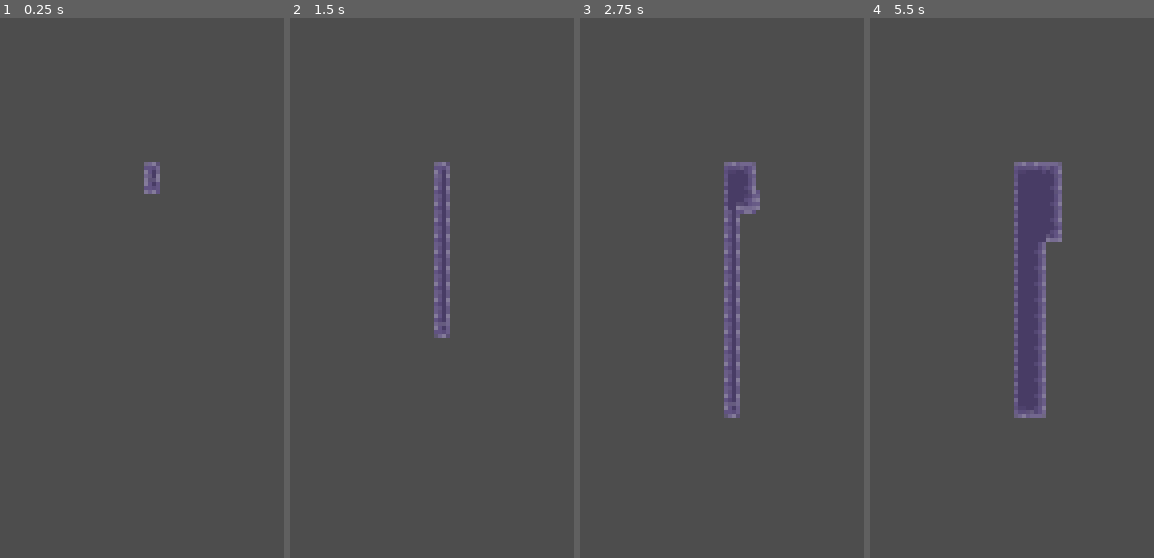
Above: before the commit, frames 1-4 (left to right).
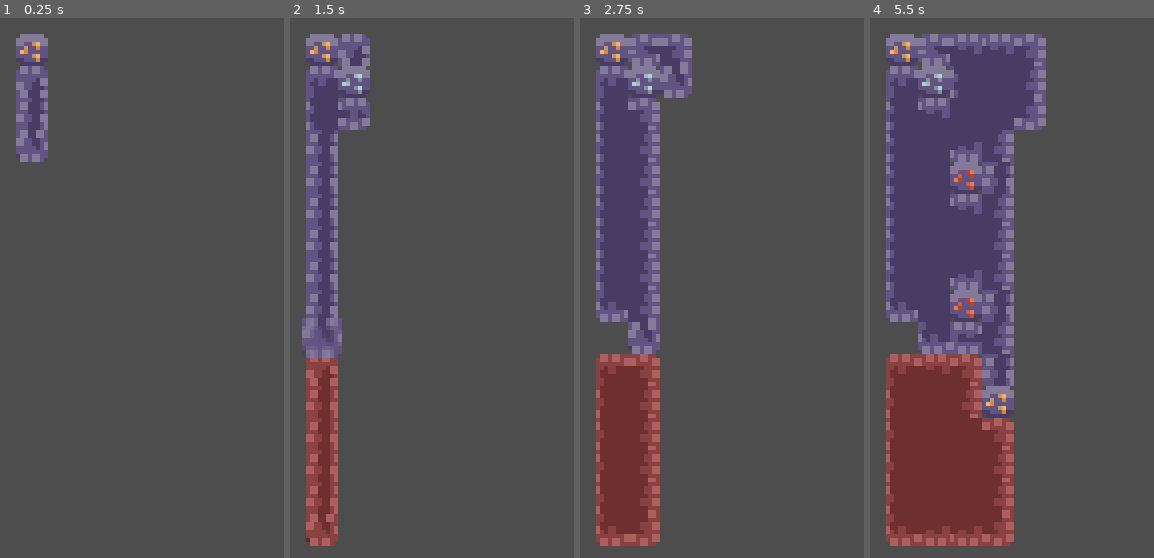
Above: after the commit, the same moments.

Repository: lkett-personal/incrementalMiningGame
Game: Godot game, scene res://scenes/game.tscn
Two runs of this game, one before a commit and one after it. Both use one fixed random seed, a clock stepped at 60 frames per second and the inputs below.
Inputs (mouse positions are in pixels of both pictures, inside the frame that each line leads up to):
- Up to frame 1 (0.25 s): no input
- Up to frame 2 (1.5 s): move the mouse to (outside the picture) at 0.52 s; move the mouse to (307, 325) at 1.27 s
- Up to frame 3 (2.75 s): move the mouse to (outside the picture) at 2.02 s
- Up to frame 4 (5.5 s): move the mouse to (1077, 433) at 2.77 s; move the mouse to (outside the picture) at 3.52 s; move the mouse to (outside the picture) at 4.27 s; move the mouse to (outside the picture) at 5.02 s

The runs differ from the first frame. In frame 1, 2.3% of the frame differs, in the area x 5-57%, y 2-33%; in frame 2, 11%; in frame 3, 17%; in frame 4, 29%, in the area x 5-68%, y 2-98%.

Commit message:
added breaking tiles and refactored a bit i think?

Diff:
--- a/scenes/game.tscn
+++ b/scenes/game.tscn
@@ -268,4 +268,3 @@
 script = ExtResource("2_lnu2h")
 
 [node name="Camera" type="Camera2D" parent="." unique_id=1296978492]
-zoom = Vector2(0.5, 0.5)
--- a/scripts/map_generator.gd
+++ b/scripts/map_generator.gd
@@ -1,10 +1,4 @@
 extends TileMapLayer
-
-var map_width: int = 16
-var map_height: int = 16
-
-var dirt_weight: float = 0.33
-var stone_weight: float = 0.66
 
 const TERRAINS = {
 	"DIRT": 0,
@@ -13,61 +7,75 @@
 }
 
 const TILE_HEALTH = {
-	"DIRT": 3,
-	"CLAY": 5,
-	"STONE": 8
+	"DIRT": 2,
+	"CLAY": 3,
+	"STONE": 4
 }
 
-var terrain: int;
 var tile_health: Dictionary[Vector2i, int] = {}
+var broken_tiles: Dictionary[Vector2i, Array] = {}
+var tile_terrain: Dictionary[Vector2i, int] = {}
+
+var map_width: int = 16
+var map_height: int = 16
+var dirt_weight: float = 0.33
+var stone_weight: float = 0.66
 
 var power: int = 1
+var mine_cooldown: float = 0.1
 
 func _ready() -> void:
-	generate_noise(map_width, map_height)
+	generate_map(map_width, map_height)
 
-func _physics_process(_delta: float) -> void:
-	mine_tile(power)
+func _physics_process(delta: float) -> void:
+	try_mine_tile(delta)
 
-func generate_noise(width: int, height: int) -> void:
+func generate_map(width: int, height: int) -> void:
 	var variation_noise := FastNoiseLite.new()
 
 	variation_noise.seed = randi()
 	variation_noise.frequency = 0.05
 
+	var cell_x = (width / 2)
+	var cell_y = (height / 2)
+
 	for x in width:
 		for y in height:
-			var variation_noise_raw := variation_noise.get_noise_2d(x, y)
-			var variation_noise_normalized := (variation_noise_raw + 1.0) / 2.0
+			var noise_val := (variation_noise.get_noise_2d(x, y) + 1.0) / 2.0
+			var cell := Vector2i(x - cell_x, y - cell_y)
+			var cell_terrain: int  # local, scoped to this iteration
 
-			var cell_x = (width / 2)
-			var cell_y = (height / 2)
+			if noise_val <= dirt_weight:
+				cell_terrain = TERRAINS["DIRT"]
+			elif noise_val <= stone_weight:
+				cell_terrain = TERRAINS["STONE"]
+			else:
+				cell_terrain = TERRAINS["CLAY"]
 
-			var cell = Vector2i(x - cell_x, y - cell_y)
+			init_tile_health(cell, cell_terrain)
+			generate_tile(cell, cell_terrain, false)
 
-			if variation_noise_normalized <= dirt_weight:
-				terrain = TERRAINS["DIRT"]
-				init_tile_health(Vector2i(cell), terrain)
-				set_cells_terrain_connect([cell], 0, TERRAINS["DIRT"])
-			elif variation_noise_normalized <= stone_weight:
-				terrain = TERRAINS["STONE"]
-				init_tile_health(Vector2i(cell), terrain)
-				set_cells_terrain_connect([cell], 0, TERRAINS["STONE"])
-			else:
-				terrain = TERRAINS["CLAY"]
-				init_tile_health(Vector2i(cell), terrain)
-				set_cells_terrain_connect([cell], 0, TERRAINS["CLAY"])
+			if cell_terrain == TERRAINS["STONE"] and randf() <= 0.1:
+				generate_tile(cell, cell_terrain, true)
 
-			await animate_tile(Vector2i(cell), terrain)
+			await animate_tile(Vector2i(cell))
 
-func animate_tile(cell: Vector2i, _terrain_set: int) -> void:
-	var tween = create_tween()
-	var tmp_sprite = Sprite2D.new()
+func generate_tile(cell: Vector2i, terrain_id: int, is_ore: bool) -> void:
+	var ore_decision: int = randi_range(1, 3)
+
+	if not is_ore:
+		set_cells_terrain_connect([cell], 0, terrain_id)
+	else:
+		set_cell(cell, 0, Vector2i(ore_decision, 12))
+
+func animate_tile(cell: Vector2i) -> void:
 
 	var source_id := get_cell_source_id(cell)
 
 	if source_id == -1:
 		return
+
+	var tween = create_tween()
 
 	var source : TileSetAtlasSource = tile_set.get_source(source_id)
 
@@ -78,6 +86,7 @@
 	var tile_image: Image = full_image.get_region(tile_region)
 	var image_tex := ImageTexture.create_from_image(tile_image)
 
+	var tmp_sprite = Sprite2D.new()
 	tmp_sprite.texture = image_tex
 	tmp_sprite.position = map_to_local(cell)
 	tmp_sprite.scale = Vector2.ZERO
@@ -85,10 +94,17 @@
 	add_child(tmp_sprite)
 
 	tween.tween_property(tmp_sprite, "scale", Vector2.ONE * 1.4, 0.04)
-	tween.tween_property(tmp_sprite, "scale", Vector2.ONE, 0.1)
+	tween.tween_property(tmp_sprite, "scale", Vector2.ONE, 0.04)
 	await tween.finished
 
 	tmp_sprite.queue_free()
+
+func try_mine_tile(delta: float) -> void:
+	if mine_cooldown > 0:
+		mine_cooldown -= delta
+	else:
+		mine_cooldown = 0.1
+		mine_tile(power)
 
 func mine_tile(damage: int) -> void:
 	var mouse_pos_global: Vector2 = get_global_mouse_position()
@@ -97,31 +113,27 @@
 
 	if mouse_pos_tile in tile_health:
 		damage_tile(mouse_pos_tile, damage)
-		print("kill dat boy!!")
 
 func damage_tile(cell: Vector2i, damage: int) -> void:
-	var health = get_tile_health(cell)
+	tile_health[cell] -= damage
+	if tile_health[cell] <= 0:
+		break_tile(cell)
+	else:
+		animate_tile(cell)
 
-	tile_health[cell] -= damage
-
-	if health <= 0:
-		break_tile(cell)
-
-func break_tile(cell: Vector2i):
+func break_tile(cell: Vector2i) -> void:
+	var terrain_id = tile_terrain.get(cell, -1)
 	tile_health.erase(cell)
+	tile_terrain.erase(cell)
 	set_cells_terrain_connect([cell], 0, -1, false)
+	if terrain_id != -1:
+		broken_tiles[cell] = [3.0, terrain_id]
 
 func init_tile_health(cell: Vector2i, terrain_id: int) -> void:
-	if terrain_id == TERRAINS["DIRT"]:
-		tile_health[cell] = 3
-	elif terrain_id == TERRAINS["CLAY"]:
-		tile_health[cell] = 4
-	elif terrain_id == TERRAINS["STONE"]:
-		tile_health[cell] = 5
-
-func set_tile_health(cell: Vector2i, health: int) -> void:
-	if cell in tile_health:
-		tile_health[cell] = health
+	var terrain_name = TERRAINS.find_key(terrain_id)
+	if terrain_name and terrain_name in TILE_HEALTH:
+		tile_health[cell] = TILE_HEALTH[terrain_name]
+		tile_terrain[cell] = terrain_id
 
 func get_tile_health(cell: Vector2i) -> int:
 	if cell in tile_health:
